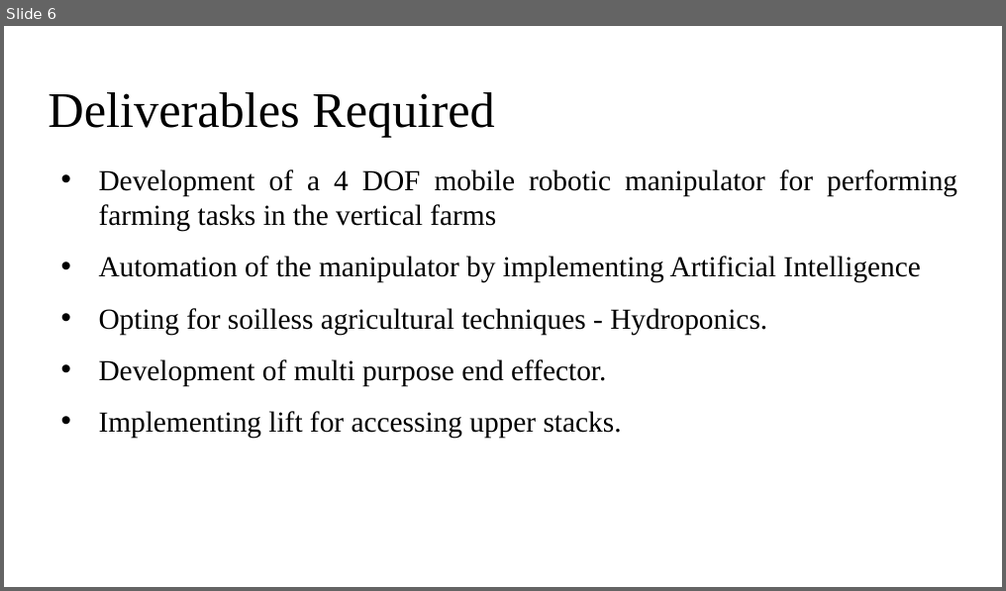
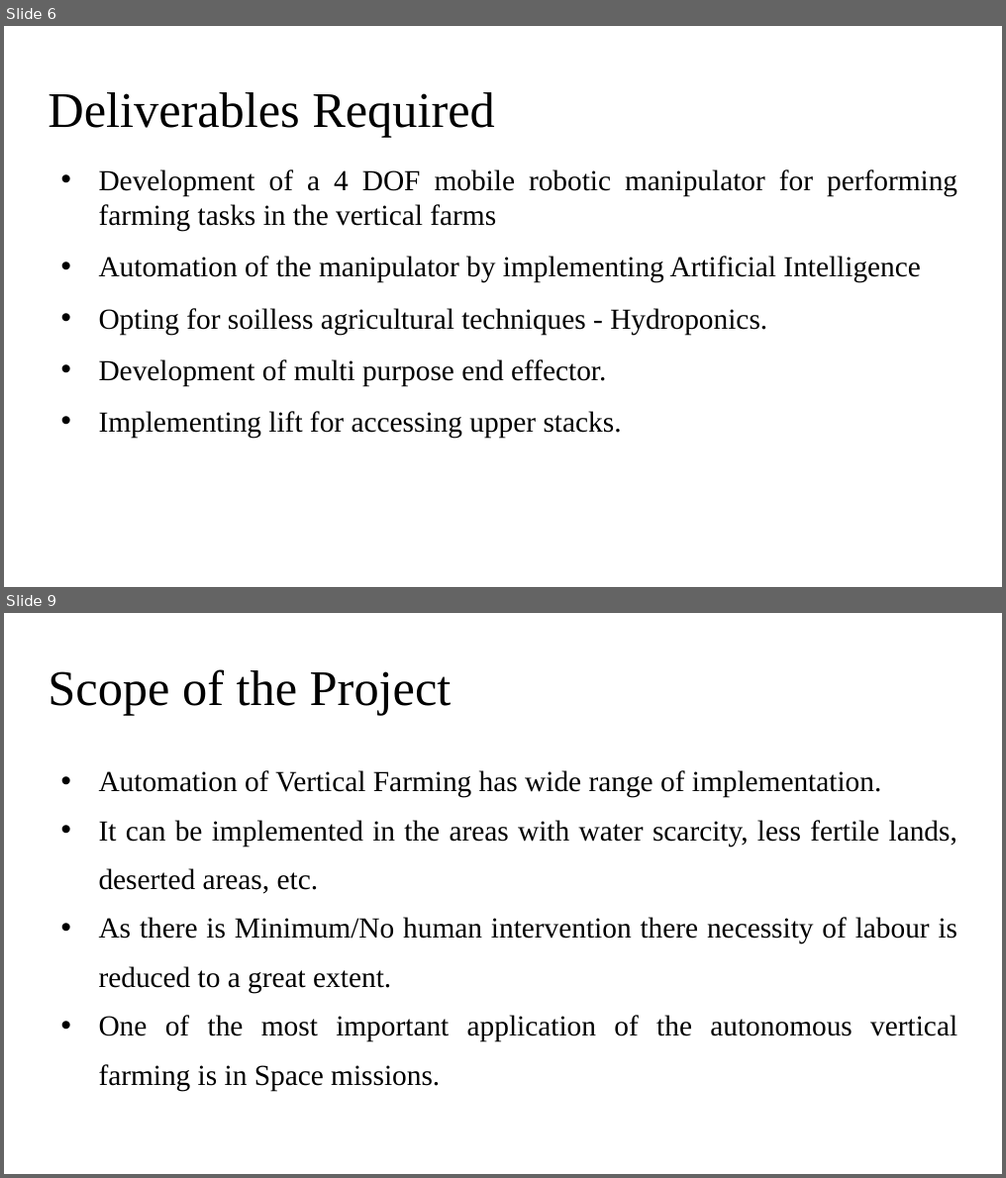
Before and after one commit to Rohith18p/Major-Project, a slide deck: AGNI Fellowship/IPTEF.pptx. Shown one above the other, each under a label of ours: slide 6 before the commit, slides 6 and 9 after it; the slides between them are not shown. The pictures are 1006x591 and 1006x1178 pixels, drawn with LibreOffice and Linux fonts; fonts in the diff are those of the drawing. Boxes give left, top, right and bottom in pixels: in the first picture for what was removed or moved away, otherwise in the second. Text is boxed around its words. In the diff, an @@ line names an element or a change of style, - is before the commit and + after.

```diff
--- a/AGNI Fellowship/IPTEF.pptx
+++ b/AGNI Fellowship/IPTEF.pptx
@@ slide 9 added at [4, 613, 1002, 1174], background #FFFFFF @@
@@ title added at [48, 669, 451, 716], 48 pt, text #000000 @@
+Scope of the Project
@@ text added at [99, 770, 958, 1091], 28 pt, text #000000 @@
+• Automation of Vertical Farming has wide range of implementation.
+• It can be implemented in the areas with water scarcity, less fertile lands, deserted areas, etc.
+• As there is Minimum/No human intervention there necessity of labour is reduced to a great extent.
+• One of the most important application of the autonomous vertical farming is in Space missions.
```
Also in this commit, not shown: 6 slides changed, 13 other slides added, 54 other files.
